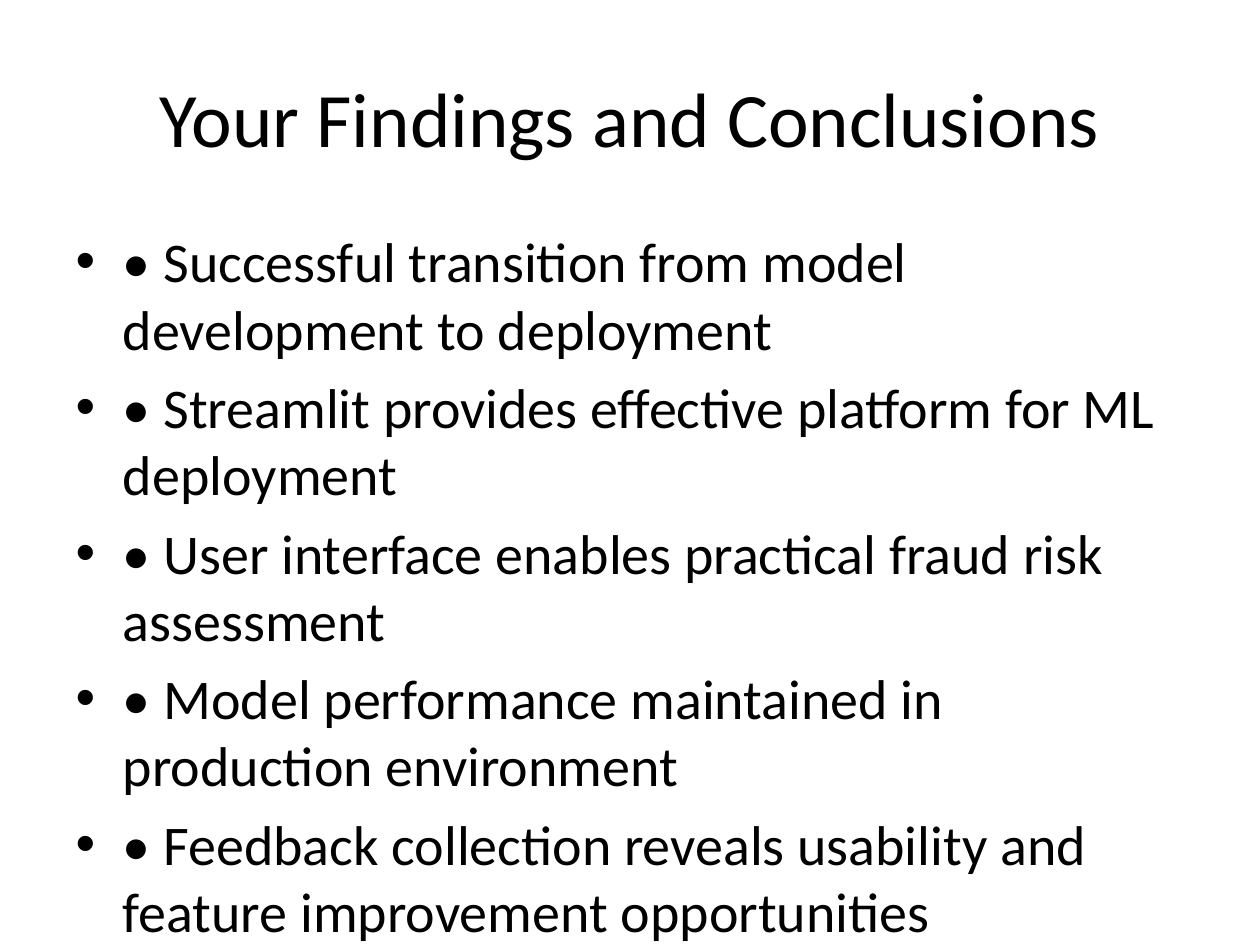
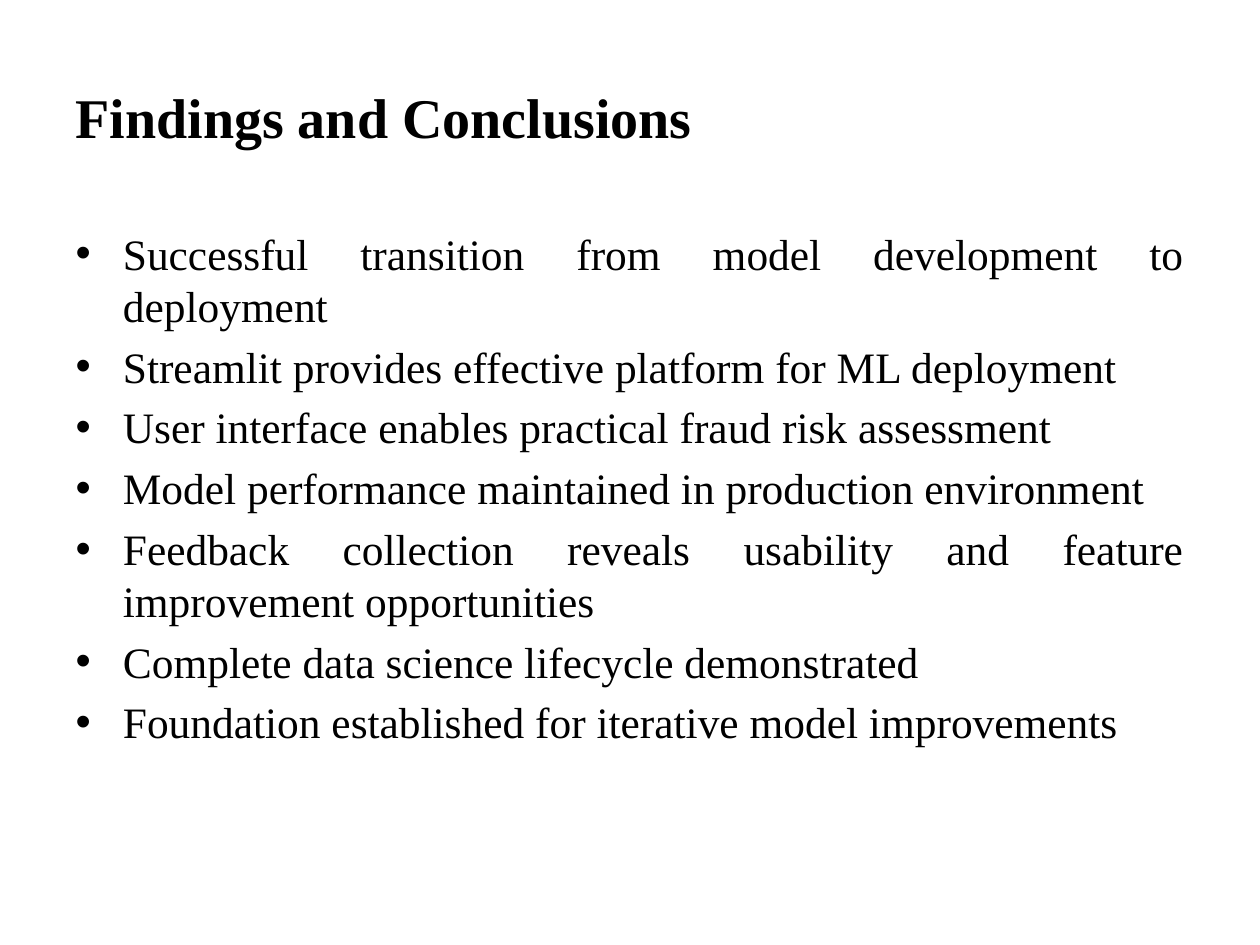
Before and after one commit to AhmadFarazWeb3Developer/Ethereum-Fraud-Detection-Using-AI, a slide deck: slide 9 of Assignment_01/Assignment_04_Presentation.pptx (slide 8 before the commit). Drawn at 1260x945 pixels with LibreOffice and Linux fonts; fonts in the diff are those of the drawing. Boxes give left, top, right and bottom in pixels: in the first picture for what was removed or moved away, otherwise in the second. Text is boxed around its words. In the diff, an @@ line names an element or a change of style, - is before the commit and + after.

```diff
--- a/Assignment_01/Assignment_04_Presentation.pptx
+++ b/Assignment_01/Assignment_04_Presentation.pptx
@@ title at (76,99,691,149): text changed; size 44 to 32 pt; font Calibri to Times New Roman; bold on @@
-Your Findings and Conclusions
+Findings and Conclusions
@@ text at (123,239,1183,747): text changed; size 32 to 24.8 pt; font Calibri to Times New Roman @@
-• • Successful transition from model development to deployment
-• • Streamlit provides effective platform for ML deployment
-• • User interface enables practical fraud risk assessment
-• • Model performance maintained in production environment
-• • Feedback collection reveals usability and feature improvement opportunities
-• • Complete data science lifecycle demonstrated
-• • Foundation established for iterative model improvements
+• Successful transition from model development to deployment
+• Streamlit provides effective platform for ML deployment
+• User interface enables practical fraud risk assessment
+• Model performance maintained in production environment
+• Feedback collection reveals usability and feature improvement opportunities
+• Complete data science lifecycle demonstrated
+• Foundation established for iterative model improvements
```
Also in this commit, not shown: 10 other slides changed, 1 slide added, 24 other files.
